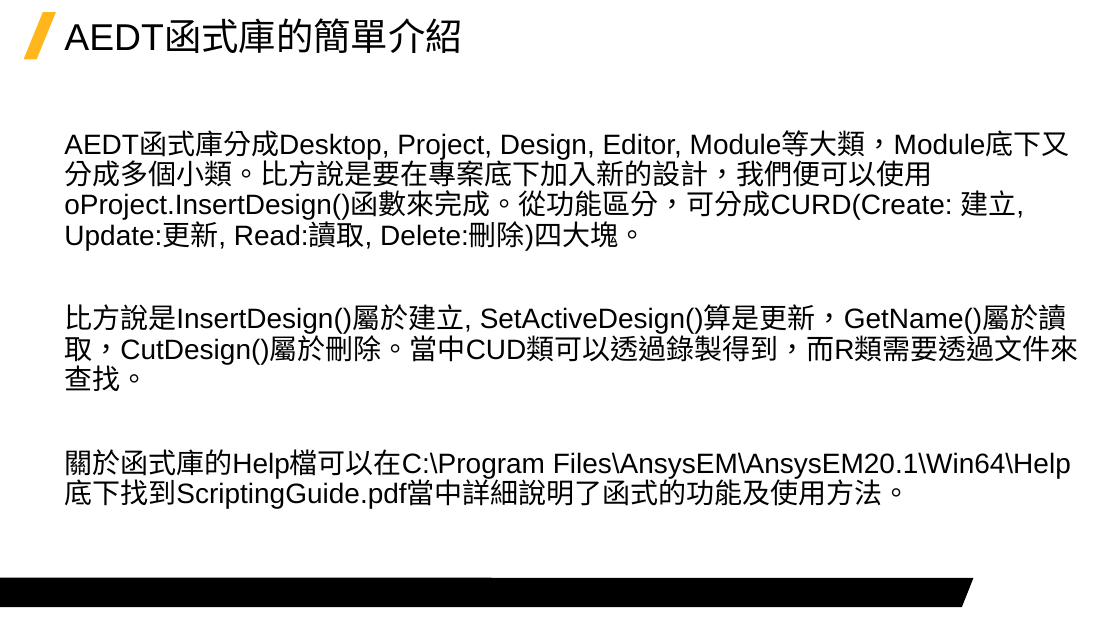
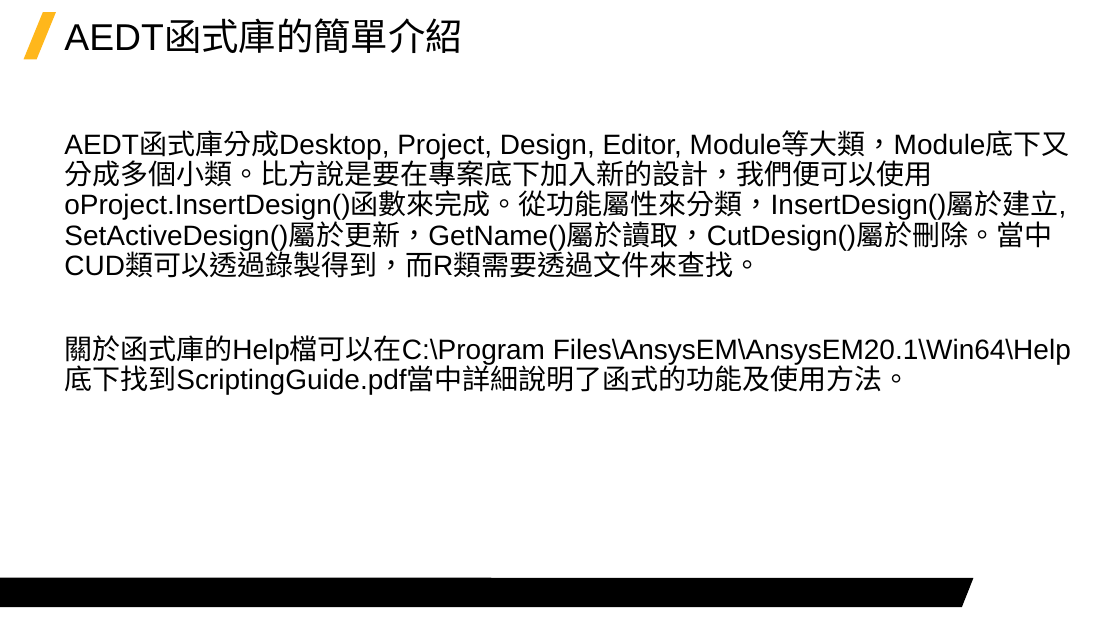
Before and after one commit to Jerrick-cheng/AEDT-Automation-Camp, a slide deck: slide 16 of 上課教材/Week4.pptx (slide 9 before the commit). Drawn at 1120x630 pixels with LibreOffice and Linux fonts; fonts in the diff are those of the drawing; background and template pictures are left out. Boxes give left, top, right and bottom in pixels: in the first picture for what was removed or moved away, otherwise in the second. Text is boxed around its words. In the diff, an @@ line names an element or a change of style, - is before the commit and + after.

```diff
--- a/上課教材/Week4.pptx
+++ b/上課教材/Week4.pptx
@@ text at <box>64,132,1070,278</box>: text changed @@
-AEDT函式庫分成Desktop, Project, Design, Editor, Module等大類，Module底下又分成多個小類。比方說是要在專案底下加入新的設計，我們便可以使用oProject.InsertDesign()函數來完成。從功能區分，可分成CURD(Create: 建立, Update:更新, Read:讀取, Delete:刪除)四大塊。
-比方說是InsertDesign()屬於建立, SetActiveDesign()算是更新，GetName()屬於讀取，CutDesign()屬於刪除。當中CUD類可以透過錄製得到，而R類需要透過文件來查找。
+AEDT函式庫分成Desktop, Project, Design, Editor, Module等大類，Module底下又分成多個小類。比方說是要在專案底下加入新的設計，我們便可以使用oProject.InsertDesign()函數來完成。從功能屬性來分類，InsertDesign()屬於建立, SetActiveDesign()屬於更新，GetName()屬於讀取，CutDesign()屬於刪除。當中CUD類可以透過錄製得到，而R類需要透過文件來查找。
```
Also in this commit, not shown: 4 other slides changed, 7 slides added, 2 other files.
